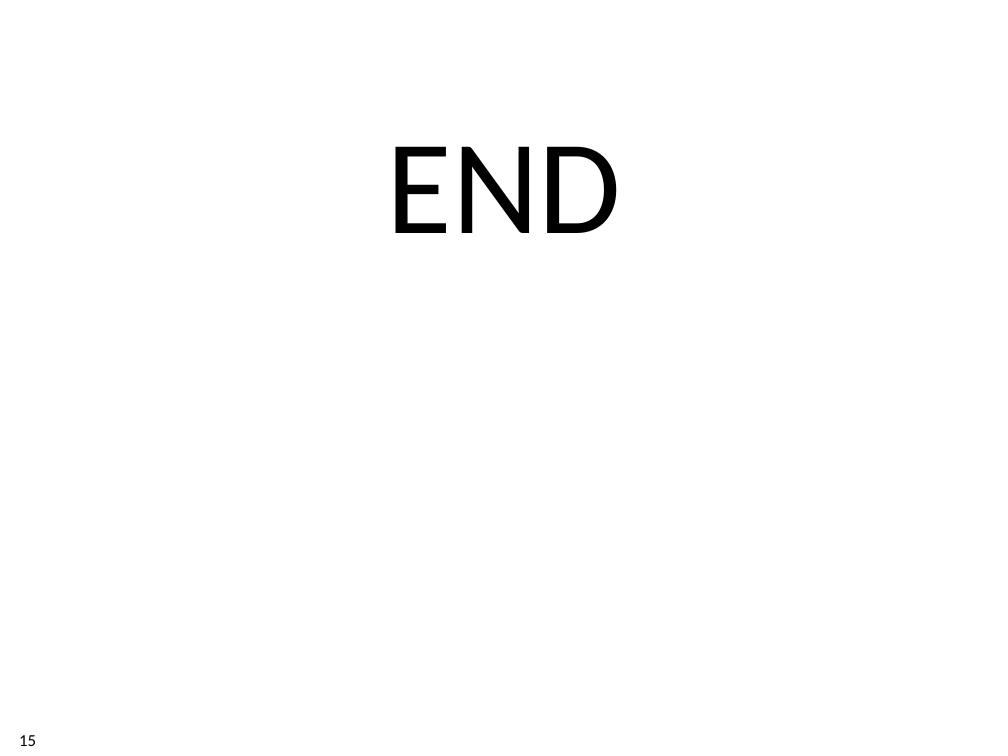
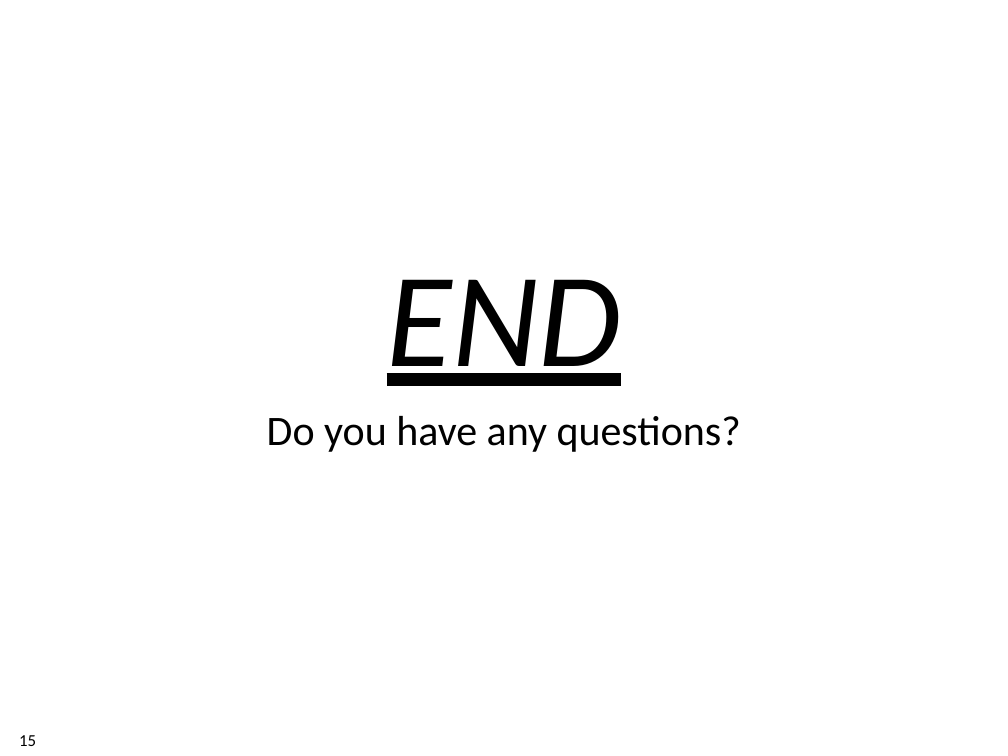
Before and after one commit to xdl907/switching-and-routing-project, a slide deck: slide 15 of template_project_exam__1_.pptx. Drawn at 1008x756 pixels with LibreOffice and Linux fonts; fonts in the diff are those of the drawing; background and template pictures are left out. Boxes give left, top, right and bottom in pixels: in the first picture for what was removed or moved away, otherwise in the second. Text is boxed around its words. In the diff, an @@ line names an element or a change of style, - is before the commit and + after.

```diff
--- a/template_project_exam__1_.pptx
+++ b/template_project_exam__1_.pptx
@@ text "END": place and size @@
-text "END" at (386,146,621,233)
+text "END" at (267,279,741,452)
@@ text at (387,279,622,386): italic on, underline on in "END" @@
@@ text at (267,416,741,452): paragraph added @@
+Do you have any questions?
```
Also in this commit, not shown: 8 other slides changed.
